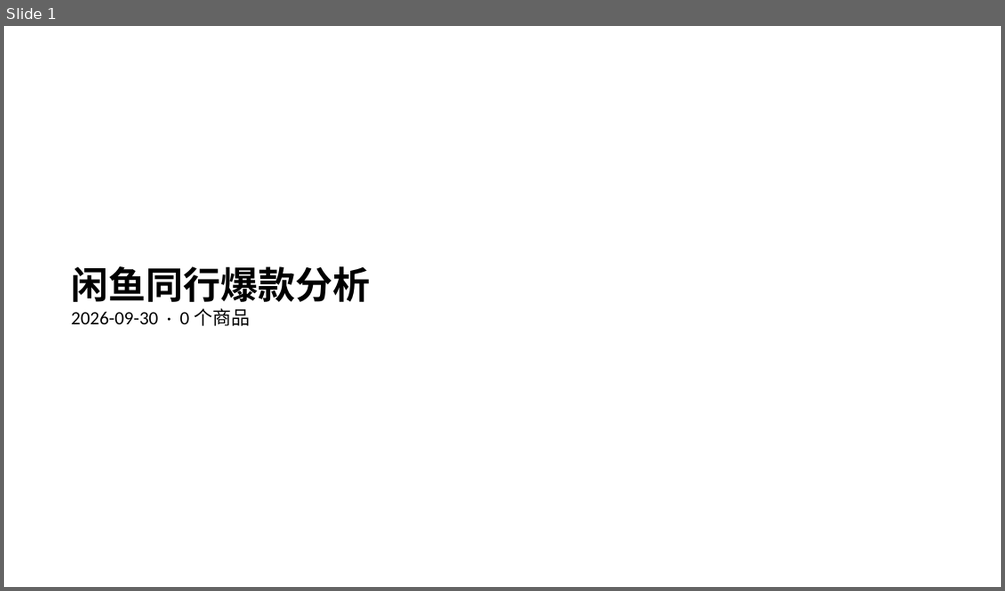
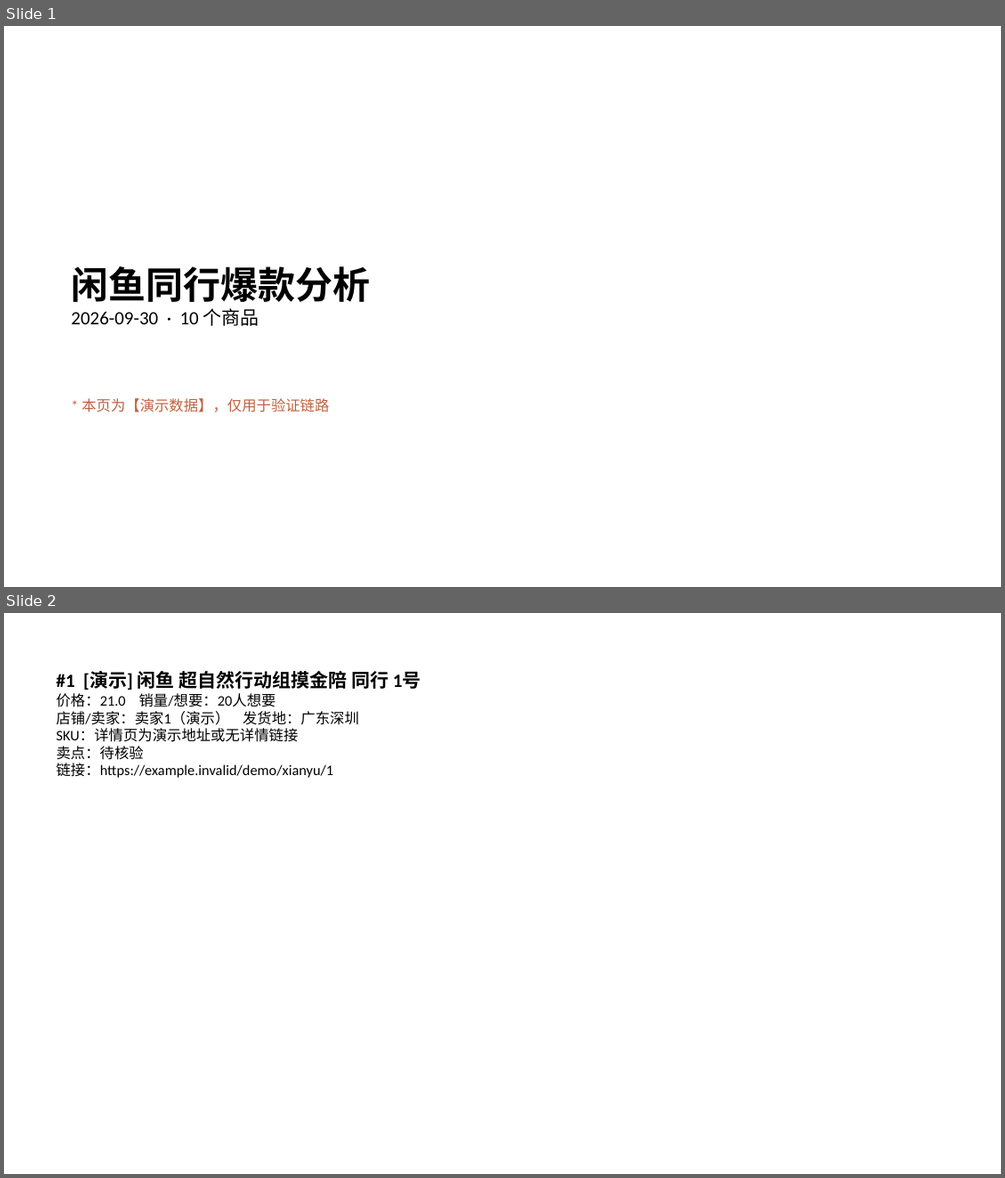
Before and after one commit to 02zhuniu-ship-it/-, a slide deck: archive/2026-09-30/xianyu/PPT报告/闲鱼同行爆款分析-2026-09-30.pptx. Shown one above the other, each under a label of ours: slide 1 before the commit, slides 1 and 2 after it. The pictures are 1005x591 and 1005x1178 pixels, drawn with LibreOffice and Linux fonts; fonts in the diff are those of the drawing. Boxes give left, top, right and bottom in pixels: in the first picture for what was removed or moved away, otherwise in the second. Text is boxed around its words. In the diff, an @@ line names an element or a change of style, - is before the commit and + after.

Commit message:
2026-09-30 演示样例归档(验证链路效果)

```diff
--- a/archive/2026-09-30/xianyu/PPT报告/闲鱼同行爆款分析-2026-09-30.pptx
+++ b/archive/2026-09-30/xianyu/PPT报告/闲鱼同行爆款分析-2026-09-30.pptx
@@ slide 2 added at [4,613,1001,1174], background #FFFFFF @@
@@ text added at [57,671,421,778], 14 pt, text #000000 @@
+#1 [演示] 闲鱼 超自然行动组摸金陪 同行 1号
+价格：21.0 销量/想要：20人想要
+店铺/卖家：卖家1（演示） 发货地：广东深圳
+SKU：详情页为演示地址或无详情链接
+卖点：待核验
+链接：https://example.invalid/demo/xianyu/1
@@ slide 1 changed as well @@
@@ text at [71,308,259,326]: text changed @@
-2026-09-30 · 0 个商品
+2026-09-30 · 10 个商品
@@ text added at [81,398,329,412], 14 pt, text #C06040 @@
+* 本页为【演示数据】，仅用于验证链路
```
Also in this commit, not shown: 19 other slides added, 9 other files.
